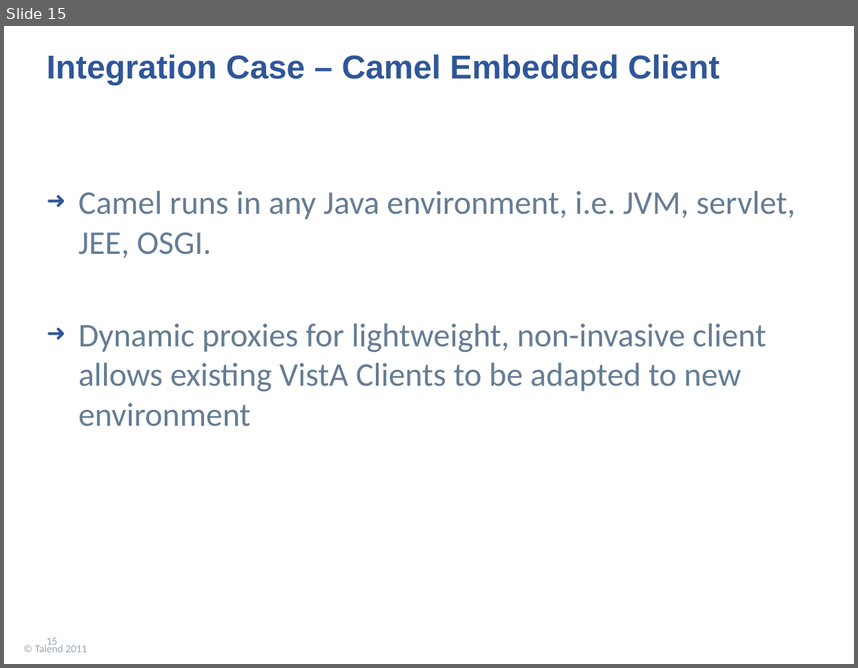
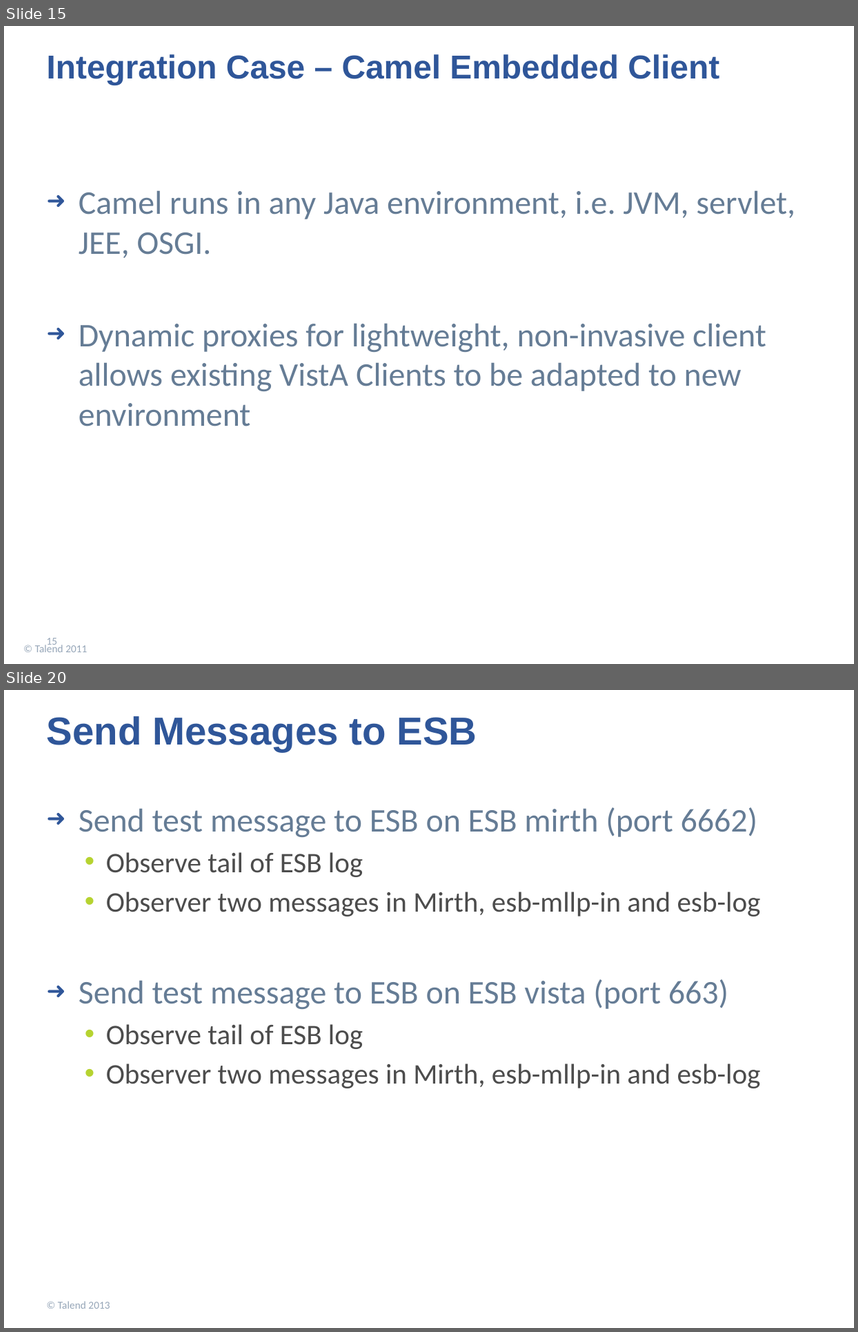
Before and after one commit to openmash/openmash, a slide deck: om_02_OpenMash VistA Integration Cases.pptx. Shown one above the other, each under a label of ours: slide 15 before the commit, slides 15 and 20 after it; the slides between them are not shown. The pictures are 858x668 and 858x1332 pixels, drawn with LibreOffice and Linux fonts; fonts in the diff are those of the drawing; background and template pictures are left out. Boxes give left, top, right and bottom in pixels: in the first picture for what was removed or moved away, otherwise in the second. Text is boxed around its words. In the diff, an @@ line names an element or a change of style, - is before the commit and + after.

```diff
--- a/om_02_OpenMash VistA Integration Cases.pptx
+++ b/om_02_OpenMash VistA Integration Cases.pptx
@@ slide 20 added at (4, 690, 854, 1328), background picture (left out) @@
@@ title added at (47, 716, 477, 751), 33 pt, text #2F5699, bold @@
+Send Messages to ESB
@@ text added at (79, 807, 761, 1088), 24 pt, text #4C4C4C @@
+➜ Send test message to ESB on ESB mirth (port 6662)
+  • Observe tail of ESB log
+  • Observer two messages in Mirth, esb-mllp-in and esb-log
+➜ Send test message to ESB on ESB vista (port 663)
+  • Observe tail of ESB log
+  • Observer two messages in Mirth, esb-mllp-in and esb-log
@@ text added at (58, 1301, 110, 1308), 9 pt, text #96A6B8 @@
+© Talend 2013
```
Also in this commit, not shown: 6 other slides added, 2 other files.
